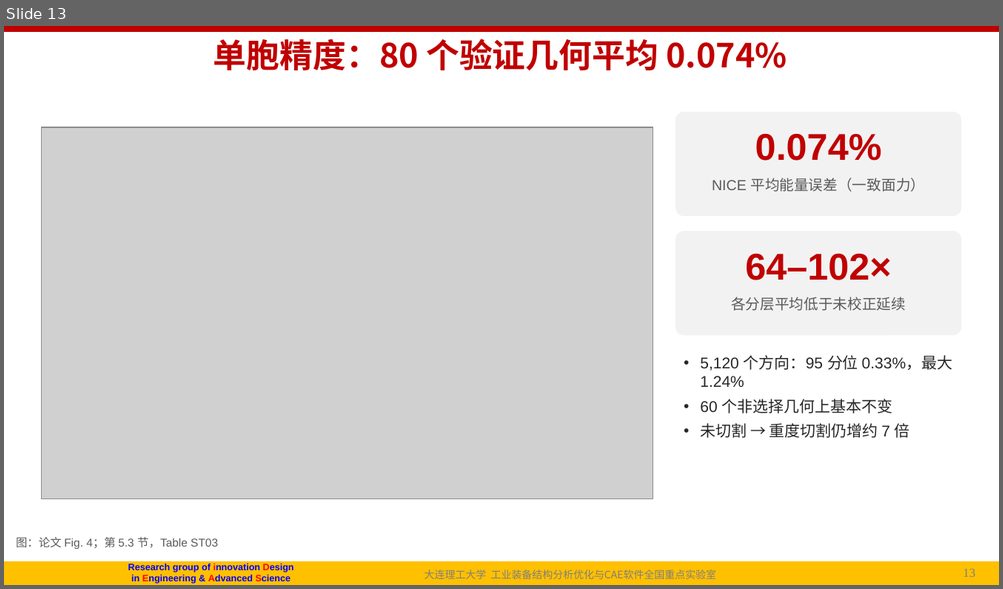
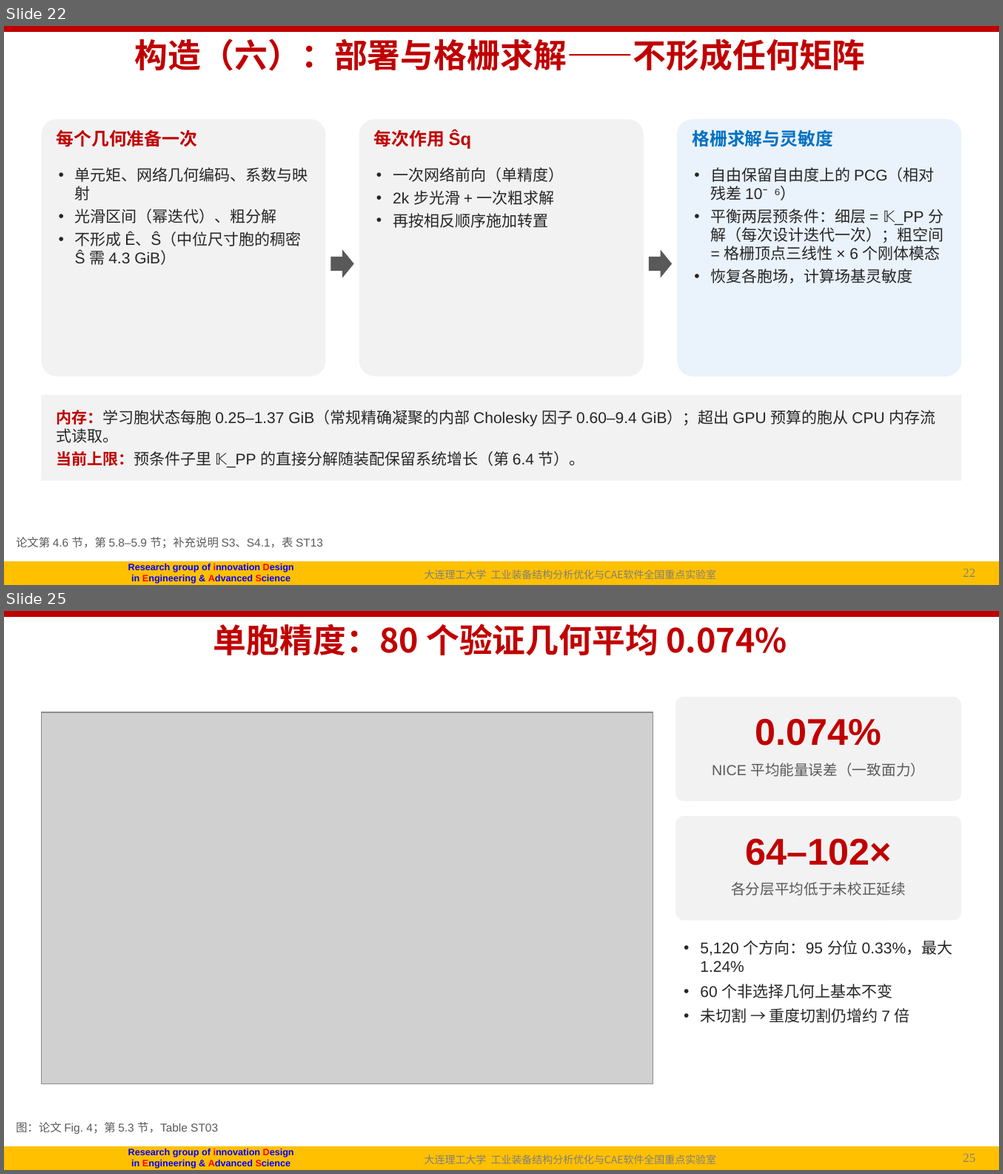
Before and after one commit to fanzhirui1004-source/curly-octo-goggles, a slide deck: docs/followup/talk/P1_NICE_导师汇报_20261003.pptx. Shown one above the other, each under a label of ours: slide 13 before the commit, slides 22 and 25 after it; the slides between them are not shown. The pictures are 1003x589 and 1003x1174 pixels, drawn with LibreOffice and Linux fonts; fonts in the diff are those of the drawing; grey boxes stand for pictures; background and template pictures are left out. Boxes give left, top, right and bottom in pixels: in the first picture for what was removed or moved away, otherwise in the second. Text is boxed around its words. In the diff, an @@ line names an element or a change of style, - is before the commit and + after.

```diff
--- a/docs/followup/talk/P1_NICE_导师汇报_20261003.pptx
+++ b/docs/followup/talk/P1_NICE_导师汇报_20261003.pptx
@@ slide 22 added at [4,26,999,585], background #FFFFFF; not listed: 6 template elements that a slide beside it also shows @@
@@ title added at [135,39,865,71], 32 pt, text #C00000, bold @@
+构造（六）：部署与格栅求解——不形成任何矩阵
@@ rounded rectangle added at [41,119,326,377], fill #F2F2F2 @@
@@ text added at [57,130,198,147], 17 pt, text #C00000, bold @@
+每个几何准备一次
@@ rounded rectangle added at [359,119,643,377], fill #F2F2F2 @@
@@ text added at [374,130,471,149], 17 pt, text #C00000, bold @@
+每次作用 Ŝq
@@ rounded rectangle added at [677,119,962,377], fill #EAF2FB @@
@@ text added at [691,130,833,147], 17 pt, text #0070C0, bold @@
+格栅求解与灵敏度
@@ text added at [75,167,308,265], 15 pt, text #262626 @@
+• 单元矩、网络几何编码、系数与映射
+• 光滑区间（幂迭代）、粗分解
+• 不形成 Ê、Ŝ（中位尺寸胞的稠密 Ŝ 需 4.3 GiB）
@@ text added at [392,167,563,228], 15 pt, text #262626 @@
+• 一次网络前向（单精度）
+• 2k 步光滑 + 一次粗求解
+• 再按相反顺序施加转置
@@ text added at [711,167,944,284], 15 pt, text #262626 @@
+• 自由保留自由度上的 PCG（相对残差 10⁻⁶）
+• 平衡两层预条件：细层 = 𝕂_PP 分解（每次设计迭代一次）；粗空间 = 格栅顶点三线性 × 6 个刚体模态
+• 恢复各胞场，计算场基灵敏度
@@ right arrow added at [331,249,354,278], fill #595959 @@
@@ right arrow added at [649,249,671,278], fill #595959 @@
@@ rectangle added at [41,395,962,481], fill #F2F2F2, 15 pt, text #262626 @@
+内存：学习胞状态每胞 0.25–1.37 GiB（常规精确凝聚的内部 Cholesky 因子 0.60–9.4 GiB）；超出 GPU 预算的胞从 CPU 内存流式读取。
+当前上限：预条件子里 𝕂_PP 的直接分解随装配保留系统增长（第 6.4 节）。
@@ text added at [16,537,323,549], 11 pt, text #595959 @@
+论文第 4.6 节，第 5.8–5.9 节；补充说明 S3、S4.1，表 ST13
@@ what was slide 13 is now slide 25 @@
@@ page number at [958,1154,991,1162]: text changed @@
-13/30
+25/43
@@ page number at [962,1154,975,1162]: text changed @@
-13
+25
```
Also in this commit, not shown: 8 slides changed, 19 other slides added, 7 slides removed, 2 other files.
